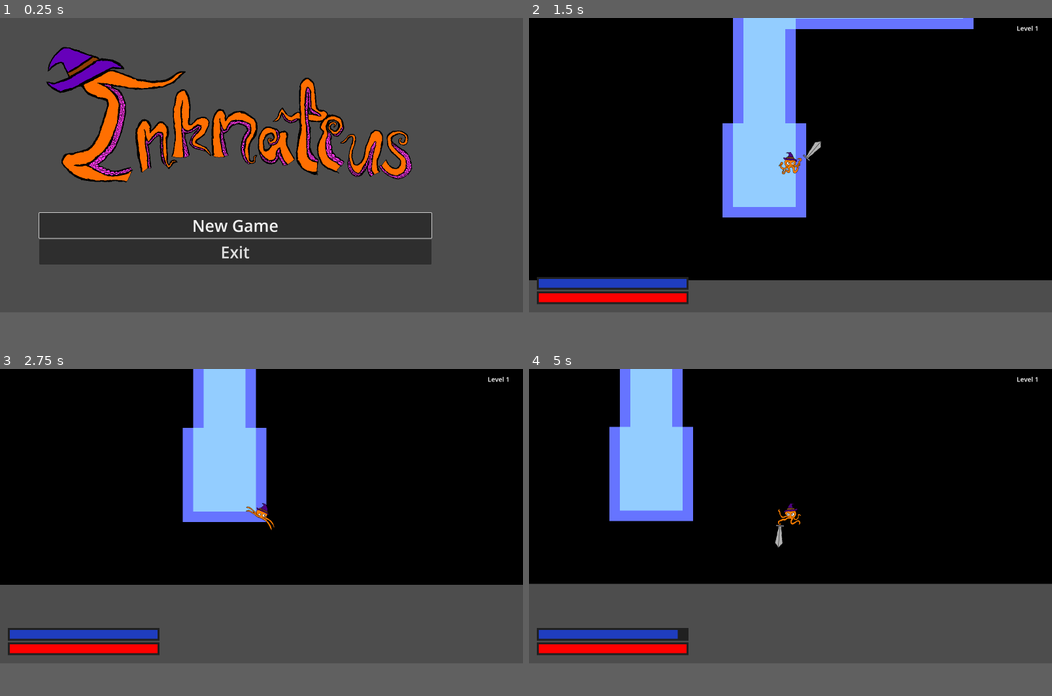
Above: before the commit, frames 1-4 (two rows, left to right).
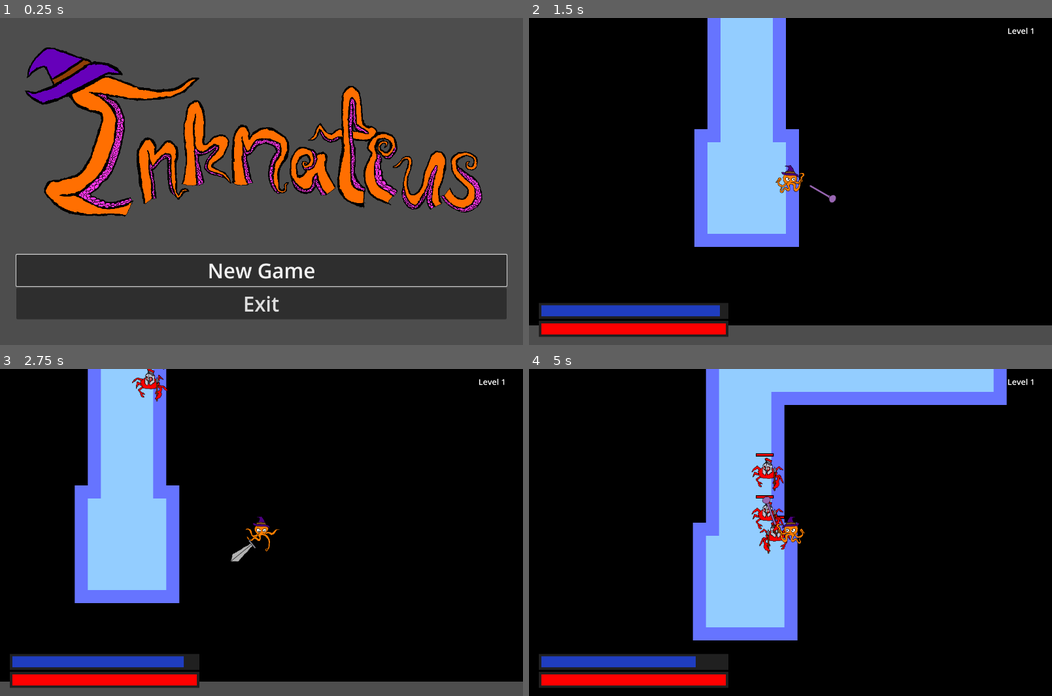
Above: after the commit, the same moments.

Repository: arlopurcell/inknatius
Game: Godot game, scene res://main_menu.tscn
The game is run twice, just before and just after one commit, with the same random seed, the same clock (stepped at 60 frames per second) and the same inputs.
Inputs:
- Up to frame 1 (0.25 s): no input
- Up to frame 2 (1.5 s): click "New Game" at 0.5 s; tap Enter (interact) at 1.25 s; hold D (right) from 1.28 s (still down); hold Y (arm_1) from 1.28 s (still down)
- Up to frame 3 (2.75 s): tap U (arm_2) at 1.55, 2.1 s; release D (right) at 2.03 s; release Y (arm_1) at 2.03 s; hold S (down) from 2.03 s (still down); tap I (arm_3) at 2.3 s
- Up to frame 4 (5 s): release S (down) at 2.78 s; hold D (right) 2.78-3.53 s; hold I (arm_3) 2.78-3.53 s; tap Enter (interact) at 3.05, 3.6 s; hold W (up) 3.53-4.28 s; tap Y (arm_1) at 3.8 s; hold A (left) from 4.28 s (still down); hold Y (arm_1) from 4.28 s (still down); tap U (arm_2) at 4.55 s
In our replay, the window is 800x450 before the commit and 800x500 after it. These sizes can differ from the game's own. Grey fills any space a smaller window leaves; there, only what the larger window draws over its background counts as a difference.

The runs differ from the first frame. In frame 1, 42% of the frame differs, in the area x 3-97%, y 8-92%; in frame 2, 25%; in frame 3, 49%; in frame 4, 49%, in the area x 0-100%, y 0-98%.

Commit message:
fix some bugs

Diff:
--- a/level.gd
+++ b/level.gd
@@ -93,7 +93,7 @@
 			if tile_arr[x][y] == TileType.FLOOR:
 				if x == 0 || y == 0 || x == level_width - 1 || y == level_height - 1:
 					tile_arr[x][y] = TileType.EDGE
-				elif tile_arr[x-1][y] == TileType.WALL or tile_arr[x+1][y] == TileType.WALL or tile_arr[x][y-1] == TileType.WALL or tile_arr[x][y+1] == TileType.WALL:
+				elif tile_arr[x-1][y] == TileType.WALL or tile_arr[x+1][y] == TileType.WALL or tile_arr[x][y-1] == TileType.WALL or tile_arr[x][y+1] == TileType.WALL or tile_arr[x-1][y-1] == TileType.WALL or tile_arr[x+1][y-1] == TileType.WALL or tile_arr[x-1][y+1] == TileType.WALL or tile_arr[x+1][y+1] == TileType.WALL:
 					tile_arr[x][y] = TileType.EDGE
 
 	var tiles: TileMapLayer = level.get_child(0)
--- a/level.tscn
+++ b/level.tscn
@@ -196,9 +196,9 @@
 
 [node name="ManaBar" type="ProgressBar" parent="HUD"]
 offset_left = 30.0
-offset_top = 798.0
+offset_top = 703.0
 offset_right = 482.0
-offset_bottom = 825.0
+offset_bottom = 730.0
 theme_override_styles/background = SubResource("StyleBoxFlat_1ainy")
 theme_override_styles/fill = SubResource("StyleBoxFlat_n6hdu")
 value = 100.0
@@ -206,18 +206,18 @@
 
 [node name="HealthBar" type="ProgressBar" parent="HUD"]
 offset_left = 30.0
-offset_top = 842.0
+offset_top = 747.0
 offset_right = 482.0
-offset_bottom = 869.0
+offset_bottom = 774.0
 theme_override_styles/background = SubResource("StyleBoxFlat_0b4ue")
 theme_override_styles/fill = SubResource("StyleBoxFlat_f2txt")
 value = 100.0
 show_percentage = false
 
 [node name="LevelNumberLabel" type="Label" parent="HUD"]
-offset_left = 1492.0
+offset_left = 1171.0
 offset_top = 17.0
-offset_right = 1584.0
+offset_right = 1263.0
 offset_bottom = 45.0
 theme_override_font_sizes/font_size = 20
 text = "Level 1"
@@ -228,13 +228,13 @@
 script = ExtResource("5_f2txt")
 
 [node name="ColorRect" type="ColorRect" parent="PauseMenu"]
-offset_right = 1610.0
-offset_bottom = 913.0
+offset_right = 1279.0
+offset_bottom = 802.0
 color = Color(0, 0, 0, 0.501961)
 
 [node name="CenterContainer" type="CenterContainer" parent="PauseMenu"]
-offset_right = 1600.0
-offset_bottom = 904.0
+offset_right = 1286.0
+offset_bottom = 801.0
 
 [node name="VBoxContainer" type="VBoxContainer" parent="PauseMenu/CenterContainer"]
 layout_mode = 2
@@ -268,13 +268,13 @@
 visible = false
 
 [node name="ColorRect" type="ColorRect" parent="DeathMenu"]
-offset_right = 1604.0
-offset_bottom = 911.0
+offset_right = 1286.0
+offset_bottom = 808.0
 color = Color(0, 0, 0, 0.666667)
 
 [node name="CenterContainer" type="CenterContainer" parent="DeathMenu"]
-offset_right = 1607.0
-offset_bottom = 911.0
+offset_right = 1284.0
+offset_bottom = 800.0
 
 [node name="VBoxContainer" type="VBoxContainer" parent="DeathMenu/CenterContainer"]
 layout_mode = 2
--- a/mob.tscn
+++ b/mob.tscn
@@ -453,10 +453,10 @@
 }
 
 [sub_resource type="CircleShape2D" id="CircleShape2D_nokgg"]
-radius = 500.0
+radius = 1000.0
 
 [node name="Mob" type="RigidBody2D" groups=["enemy_mob", "hurtbox"]]
-collision_layer = 2
+collision_layer = 3
 collision_mask = 3
 gravity_scale = 0.0
 lock_rotation = true
--- a/player.gd
+++ b/player.gd
@@ -19,9 +19,7 @@
 signal mana_changed
 signal died
 
-var arm_1_weapon = null
-var arm_2_weapon = null
-var arm_3_weapon = null
+var arm_weapons = [null, null, null]
 
 const dead_zone_threshold = 0.2
 
@@ -37,23 +35,14 @@
 	$BeltSprite.play()
 
 	# temp add sword on arm 1
-	var sword_scene = load("res://sword.tscn")
-	arm_1_weapon = sword_scene.instantiate()
-	arm_1_weapon.attack_finished.connect(_on_attack_finished)
-	add_child(arm_1_weapon)
+	set_arm_weapon(0, load("res://blink_wand.tscn"))
+	set_arm_weapon(1, load("res://wand.tscn"))
+	set_arm_weapon(2, load("res://sword.tscn"))
 
-	# temp add wand on arm 2
-	var wand_scene = load("res://wand.tscn")
-	arm_2_weapon = wand_scene.instantiate()
-	arm_2_weapon.attack_finished.connect(_on_attack_finished)
-	add_child(arm_2_weapon)
-
-	# temp add blinkn on arm 3
-	var blink_scene = load("res://blink_wand.tscn")
-	arm_3_weapon = blink_scene.instantiate()
-	arm_3_weapon.attack_finished.connect(_on_attack_finished)
-	add_child(arm_3_weapon)
-
+func set_arm_weapon(arm_index: int, scene: Resource) -> void:
+	arm_weapons[arm_index] = scene.instantiate()
+	arm_weapons[arm_index].attack_finished.connect(_on_attack_finished)
+	add_child(arm_weapons[arm_index])
 
 func set_animation(animation: String):
 	$BodySprite.play(animation)
@@ -86,39 +75,39 @@
 	if active_cast == null:
 		if in_dead_zone:
 			set_animation("idle")
+			velocity = Vector2.ZERO
+
 		else:
 			set_animation("move")
-
-	if not in_dead_zone:
-		velocity = input_direction * speed
-		face_direction = input_direction.normalized()
-		if input_direction.x > 0:
-			set_animation_flip_h(false)
-		elif input_direction.x < 0:
-			set_animation_flip_h(true)
+			velocity = input_direction * speed
+			face_direction = input_direction.normalized()
+			if input_direction.x > 0:
+				set_animation_flip_h(false)
+			elif input_direction.x < 0:
+				set_animation_flip_h(true)
 	else:
 		velocity = Vector2.ZERO
 
 	# casting
-	if Input.is_action_pressed("arm_1") and can_cast and arm_1_weapon != null:
-		if use_mana(arm_1_weapon.mana_cost):
+	if Input.is_action_pressed("arm_1") and can_cast and arm_weapons[0] != null:
+		if use_mana(arm_weapons[0].mana_cost):
 			can_cast = false
 			active_cast = "arm_1"
-			arm_1_weapon.trigger(face_direction)
+			arm_weapons[0].trigger(face_direction)
 			set_animation_for_cast()
 
-	if Input.is_action_pressed("arm_2") and can_cast and arm_2_weapon != null:
-		if use_mana(arm_2_weapon.mana_cost):
+	if Input.is_action_pressed("arm_2") and can_cast and arm_weapons[1] != null:
+		if use_mana(arm_weapons[1].mana_cost):
 			can_cast = false
 			active_cast = "arm_2"
-			arm_2_weapon.trigger(face_direction)
+			arm_weapons[1].trigger(face_direction)
 			set_animation_for_cast()
 
-	if Input.is_action_pressed("arm_3") and can_cast and arm_3_weapon != null:
-		if use_mana(arm_3_weapon.mana_cost):
+	if Input.is_action_pressed("arm_3") and can_cast and arm_weapons[2] != null:
+		if use_mana(arm_weapons[2].mana_cost):
 			can_cast = false
 			active_cast = "arm_3"
-			arm_3_weapon.trigger(face_direction)
+			arm_weapons[2].trigger(face_direction)
 			set_animation_for_cast()
 
 func use_mana(cost: int) -> bool:
--- a/project.godot
+++ b/project.godot
@@ -18,8 +18,8 @@
 
 [display]
 
-window/size/viewport_width=1600
-window/size/viewport_height=900
+window/size/viewport_width=1280
+window/size/viewport_height=800
 window/size/resizable=false
 
 [global_group]
--- a/wand.gd
+++ b/wand.gd
@@ -2,7 +2,7 @@
 extends Node2D
 
 var mana_cost = 20
-var power = 20.0
+var power = 50.0
 var range = 400.0
 var projectile_speed = 400
 var radius = 60.0
@@ -14,6 +14,11 @@
 func _ready() -> void:
 	# TODO make handle and head different colors?
 	$Sprite2D.modulate = Color(0.6, 0.4, 0.7) # brown
+
+func configure(params: Dictionary) -> void:
+	var speed_scale = params.get("speed_scale", 1.0)
+	$AnimationPlayer.speed_scale = speed_scale
+
 
 func _on_animation_finished(anim_name: StringName) -> void:
 	attack_finished.emit()
